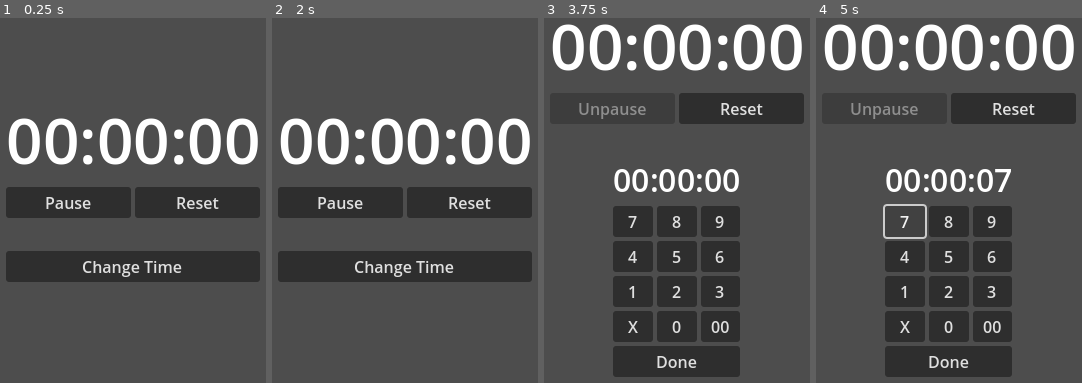
Above: before the commit, frames 1-4 (left to right).
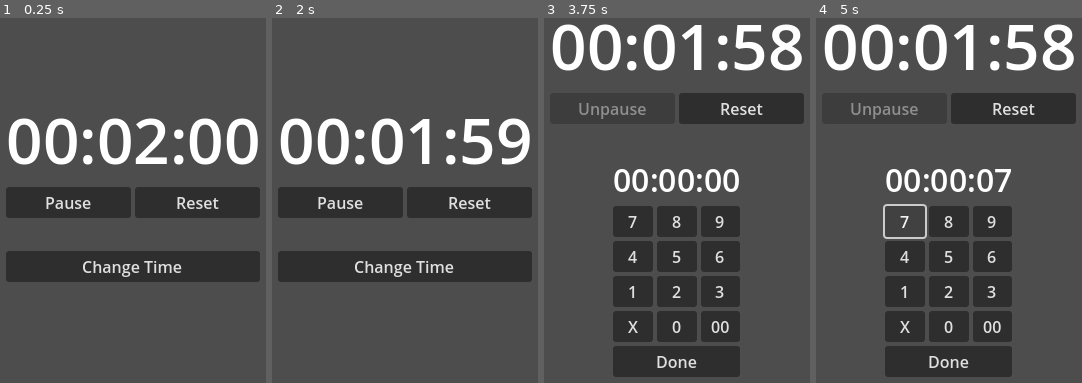
Above: after the commit, the same moments.

Repository: nailuj29/godot-timer
Game: Godot game, scene res://timer.tscn
The game is run twice, just before and just after one commit, with the same random seed, the same clock (stepped at 60 frames per second) and the same inputs.
Inputs:
- Up to frame 1 (0.25 s): no input
- Up to frame 2 (2 s): click "Change Time" at 0.5 s; click "Done" at 1.25 s
- Up to frame 3 (3.75 s): click "Change Time" at 2 s; click "Done" at 2.75 s; click "Change Time" at 3.5 s
- Up to frame 4 (5 s): click "7" at 4.25 s

The runs differ from the first frame. In frame 1, 0.7% of the frame differs, in the area x 50-63%, y 27-41%; in frame 2, 2.0%; in frame 3, 2.1%, in the area x 50-97%, y 1-15%; in frame 4, 2.1%.

Commit message:
:bug: Improve appearance of timer display

Diff:
--- a/timer.gd
+++ b/timer.gd
@@ -6,11 +6,11 @@
 @onready var pause_button: Button = %PauseButton
 
 var original_time := 120.0
-var time: float = 0:
+var time: float = 120.0:
 	set(value):
 		if value >= 0:
 			time = value
-			var int_time := int(time)
+			var int_time := int(ceil(time))
 			var hours: int = floor(int_time / (60 * 60))
 			var left := int_time % (60 * 60)
 			var minutes: int = floor(left / 60)
